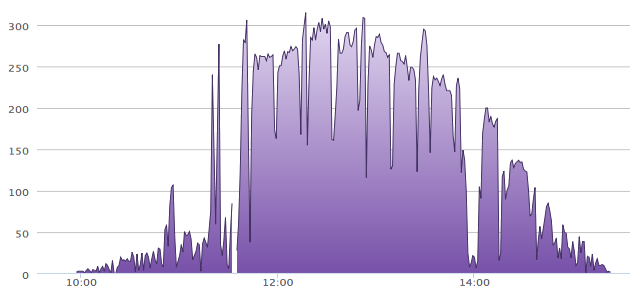
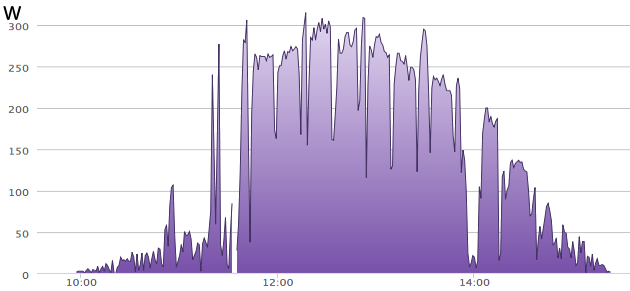
Two versions of the same layered image (630x291). Layer-by-layer changes:
added layer "W" above "Screen Shot 2014-02-13 at 16.54.07.png" over [3, 6, 22, 20]
